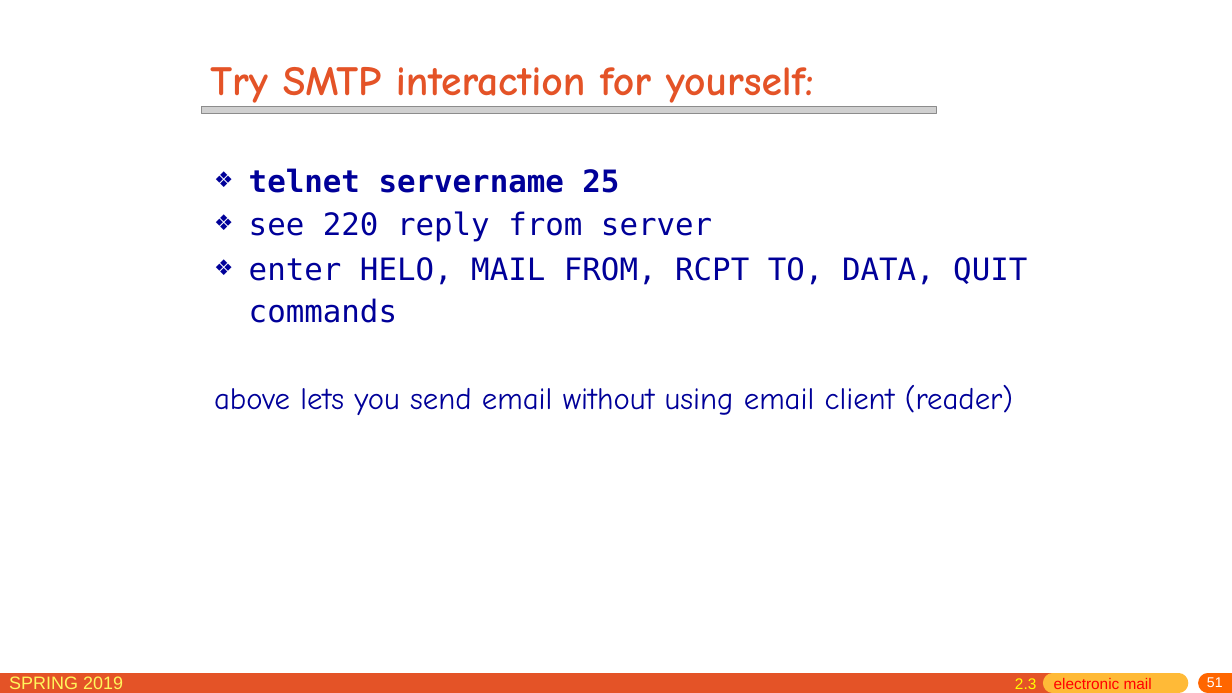
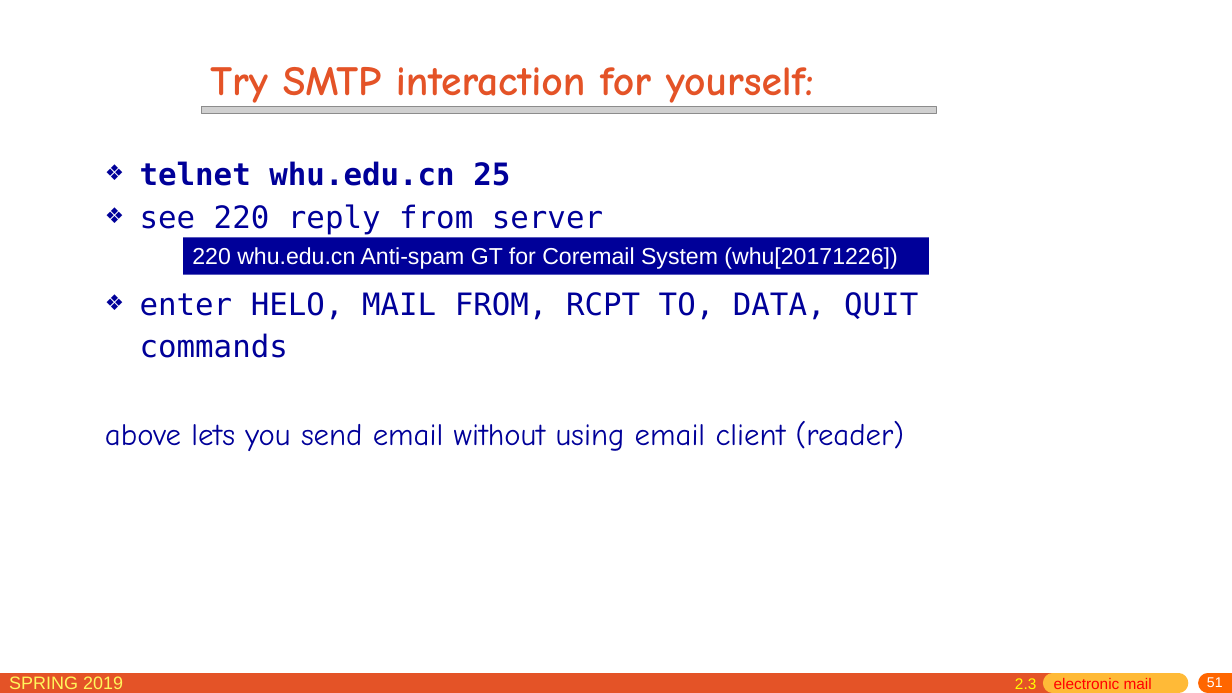
Before and after one commit to jichenghu/PPT_networkDistributed, a slide deck: slide 51 of chapter2.pptx. Drawn at 1232x693 pixels with LibreOffice and Linux fonts; fonts in the diff are those of the drawing; grey boxes stand for pictures. Boxes give left, top, right and bottom in pixels: in the first picture for what was removed or moved away, otherwise in the second. Text is boxed around its words. In the diff, an @@ line names an element or a change of style, - is before the commit and + after.

```diff
--- a/chapter2.pptx
+++ b/chapter2.pptx
@@ text "telnet whu.edu.cn 25": place and size @@
-text "telnet whu.edu.cn 25" at bbox=[214, 168, 1027, 415]
+text "telnet whu.edu.cn 25" at bbox=[105, 161, 918, 451]
@@ text at bbox=[140, 161, 510, 186]: text changed @@
-❖ telnet servername 25
+❖ telnet whu.edu.cn 25
@@ rectangle added at bbox=[183, 238, 929, 274], fill #000099, 18 pt, text #FFFFFF @@
+220 whu.edu.cn Anti-spam GT for Coremail System (whu[20171226])
```
Also in this commit, not shown: 2 other slides changed.
